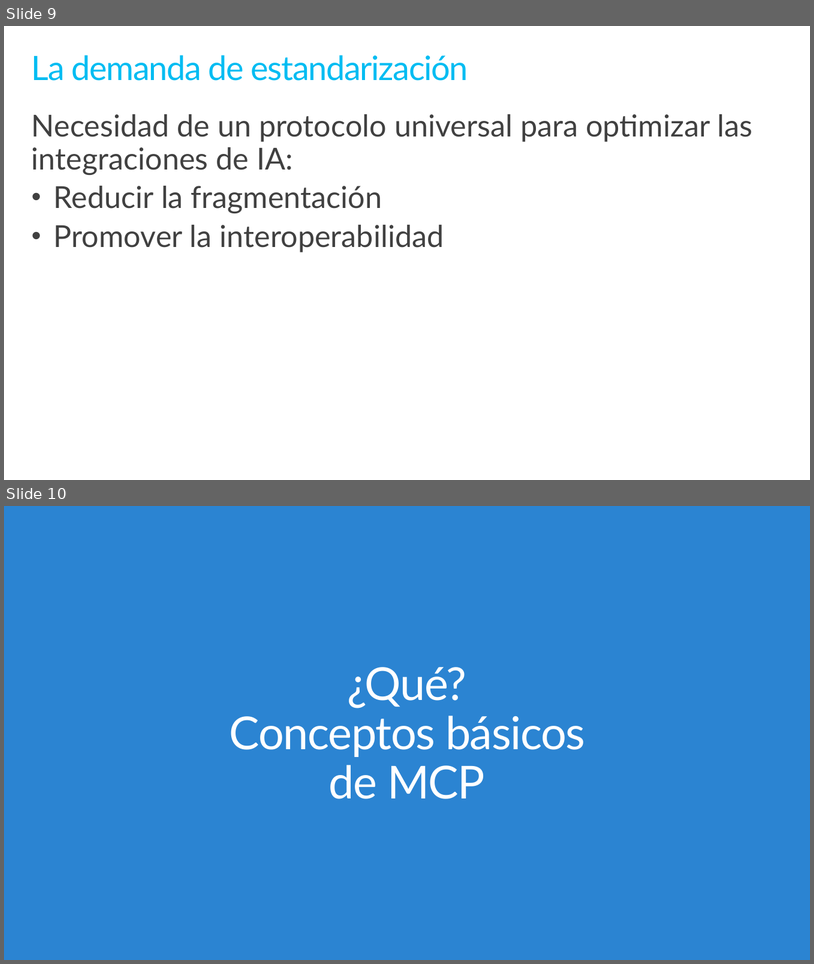
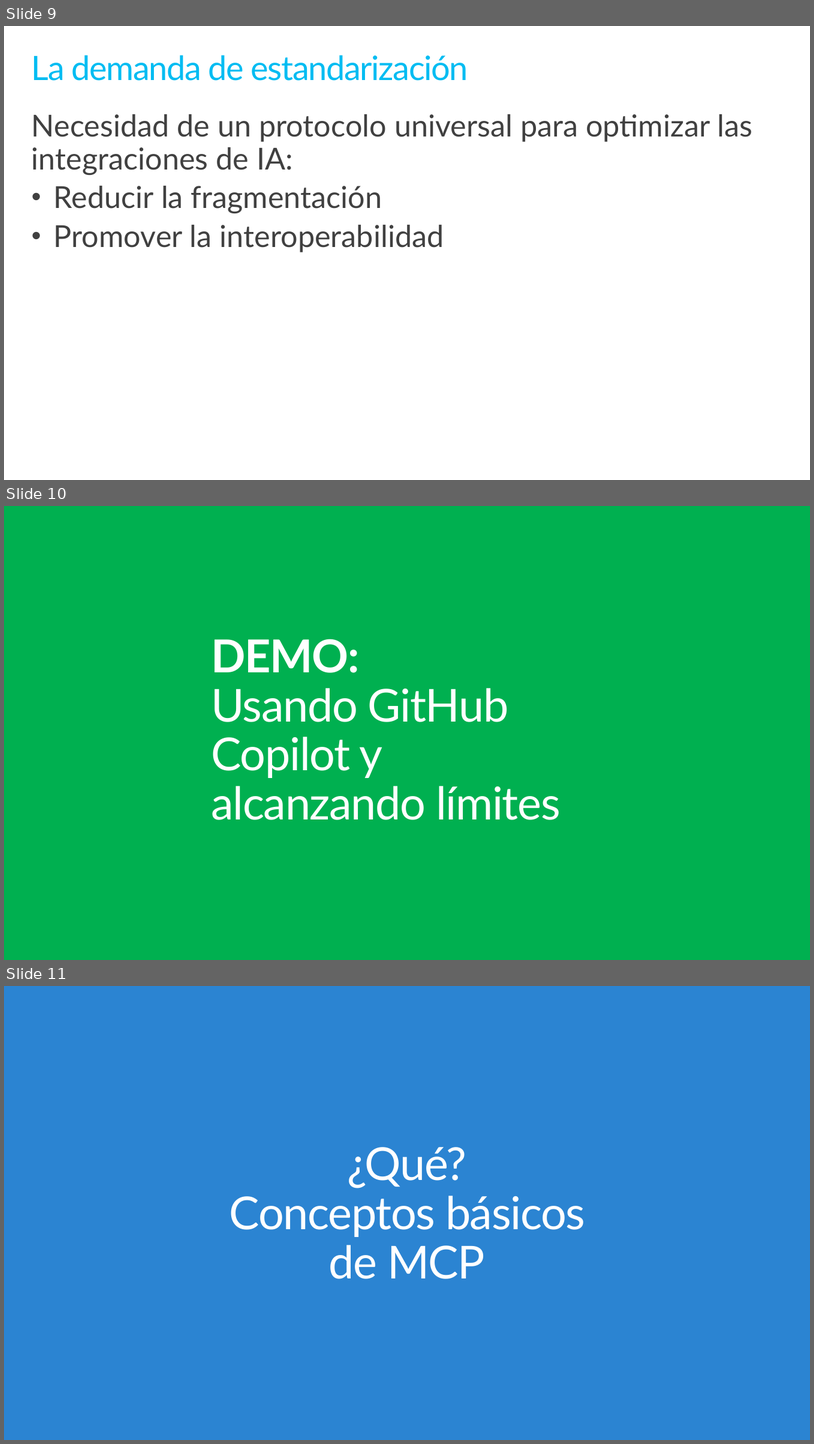
Before and after one commit to jsuarezruiz/sevilladotnet-mcp-materials, a slide deck: introduccion-mcp.pptx. Shown one above the other, each under a label of ours: slides 9 and 10 before the commit, slides 9, 10 and 11 after it. The pictures are 814x964 and 814x1444 pixels, drawn with LibreOffice and Linux fonts; fonts in the diff are those of the drawing. Boxes give left, top, right and bottom in pixels: in the first picture for what was removed or moved away, otherwise in the second. Text is boxed around its words. In the diff, an @@ line names an element or a change of style, - is before the commit and + after.

```diff
--- a/introduccion-mcp.pptx
+++ b/introduccion-mcp.pptx
@@ slide 10 added at <box>4,506,810,960</box>, background #00B050 @@
@@ title added at <box>212,639,561,820</box>, 54 pt, text #FFFFFF @@
+DEMO:
+Usando GitHub Copilot y alcanzando límites
@@ what was slide 10 is now slide 11 @@
```
Also in this commit, not shown: 4 slides changed, 8 other slides added, 1 other file.
